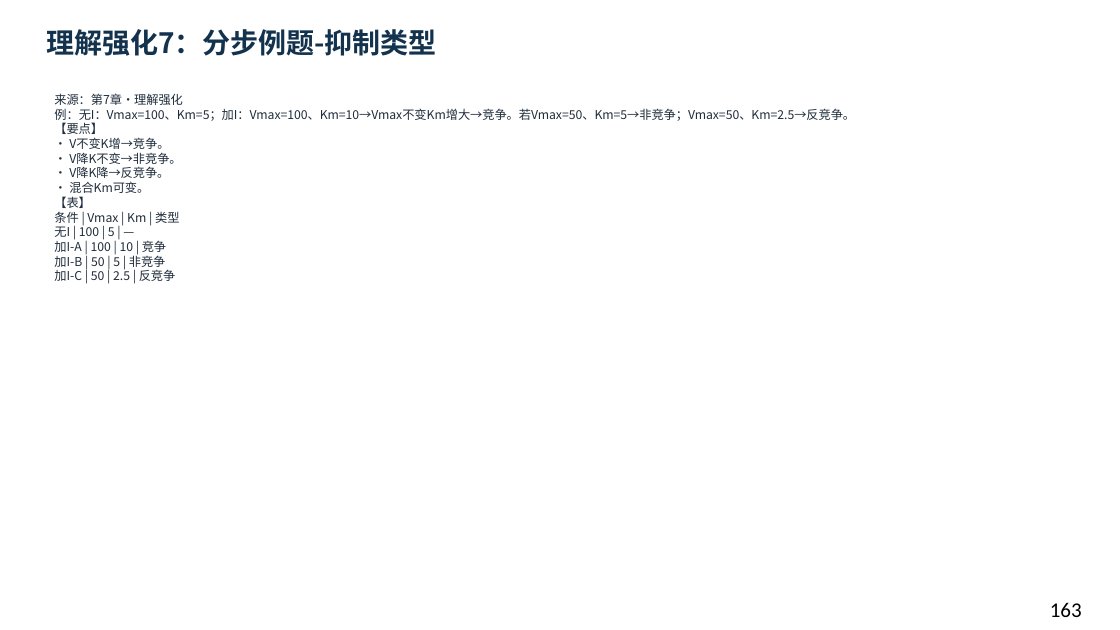
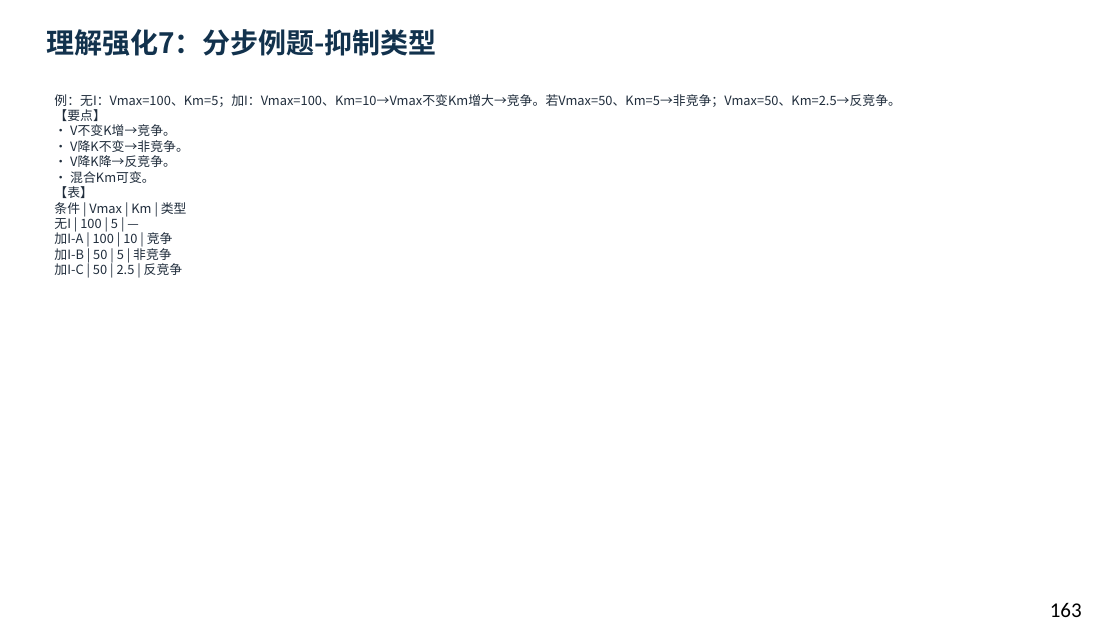
Before and after one commit to newkan-li/Biochemistry, a slide deck: slide 163 of downloads/bc07-ai-style.pptx. Drawn at 1120x630 pixels with LibreOffice and Linux fonts; fonts in the diff are those of the drawing. Boxes give left, top, right and bottom in pixels: in the first picture for what was removed or moved away, otherwise in the second. Text is boxed around its words. In the diff, an @@ line names an element or a change of style, - is before the commit and + after.

```diff
--- a/downloads/bc07-ai-style.pptx
+++ b/downloads/bc07-ai-style.pptx
@@ text at box(54, 94, 901, 275): text changed; size 10.5 to 11 pt @@
-来源：第7章·理解强化
-例：无I：Vmax=100、Km=5；加I：Vmax=100、Km=10→Vmax不变Km增大→竞争。若Vmax=50、Km=5→非竞争；Vmax=50、Km=2.5→反竞争。
-【要点】
-• V不变K增→竞争。
-• V降K不变→非竞争。
-• V降K降→反竞争。
-• 混合Km可变。
-【表】
-条件 | Vmax | Km | 类型
-无I | 100 | 5 | —
-加I-A | 100 | 10 | 竞争
-加I-B | 50 | 5 | 非竞争
-加I-C | 50 | 2.5 | 反竞争
+例：无I：Vmax=100、Km=5；加I：Vmax=100、Km=10→Vmax不变Km增大→竞争。若Vmax=50、Km=5→非竞争；Vmax=50、Km=2.5→反竞争。
+【要点】
+• V不变K增→竞争。
+• V降K不变→非竞争。
+• V降K降→反竞争。
+• 混合Km可变。
+【表】
+条件 | Vmax | Km | 类型
+无I | 100 | 5 | —
+加I-A | 100 | 10 | 竞争
+加I-B | 50 | 5 | 非竞争
+加I-C | 50 | 2.5 | 反竞争
```
Also in this commit, not shown: 164 other slides changed, 6 other files.
